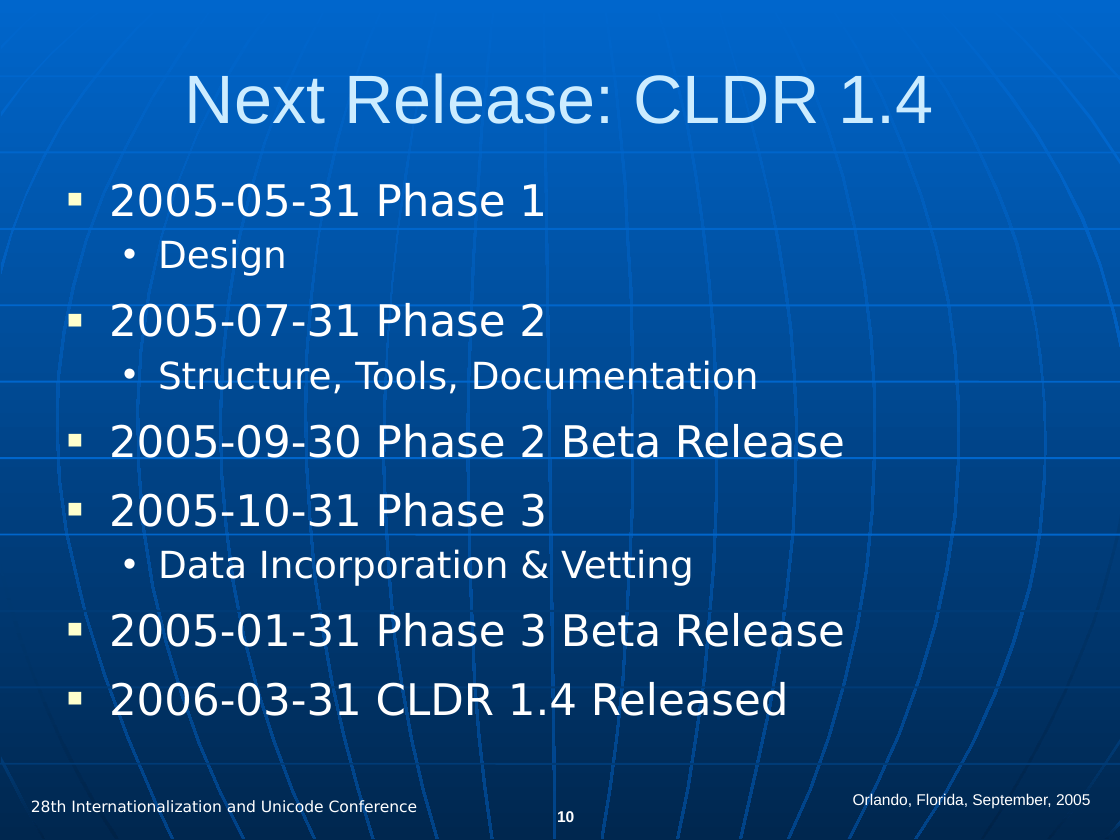
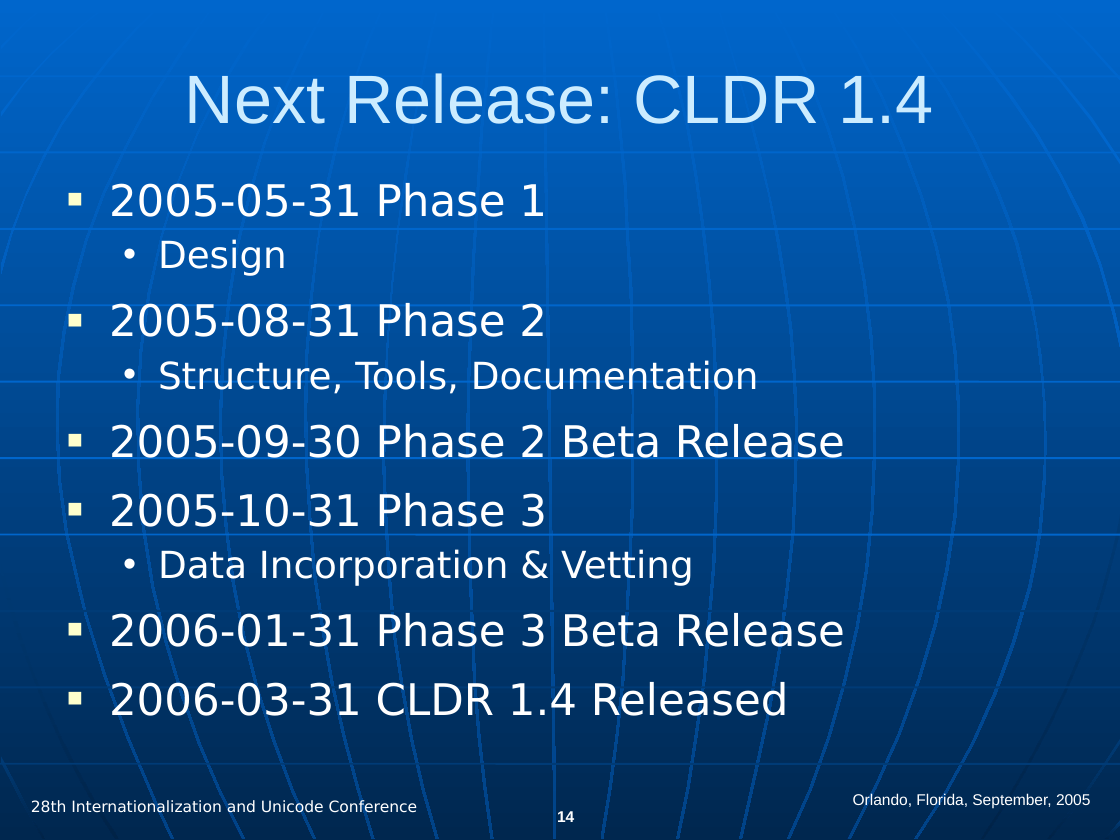
Before and after one commit to hanikesn/cldr, a slide deck: slide 14 of docs/presentations/cldr_overview.ppt (slide 10 before the commit). Drawn at 1120x840 pixels with LibreOffice and Linux fonts; fonts in the diff are those of the drawing. Boxes give left, top, right and bottom in pixels: in the first picture for what was removed or moved away, otherwise in the second. Text is boxed around its words. In the diff, an @@ line names an element or a change of style, - is before the commit and + after.

```diff
--- a/docs/presentations/cldr_overview.ppt
+++ b/docs/presentations/cldr_overview.ppt
@@ text at [109, 303, 547, 337]: text changed @@
-■ 2005-07-31 Phase 2
+■ 2005-08-31 Phase 2
@@ text at [109, 612, 845, 656]: text changed @@
-■ 2005-01-31 Phase 3 Beta Release
+■ 2006-01-31 Phase 3 Beta Release
@@ page number at [557, 811, 574, 822]: text changed @@
-10
+14
```
Also in this commit, not shown: 15 other slides changed, 2 slides added, 6 slides removed.
